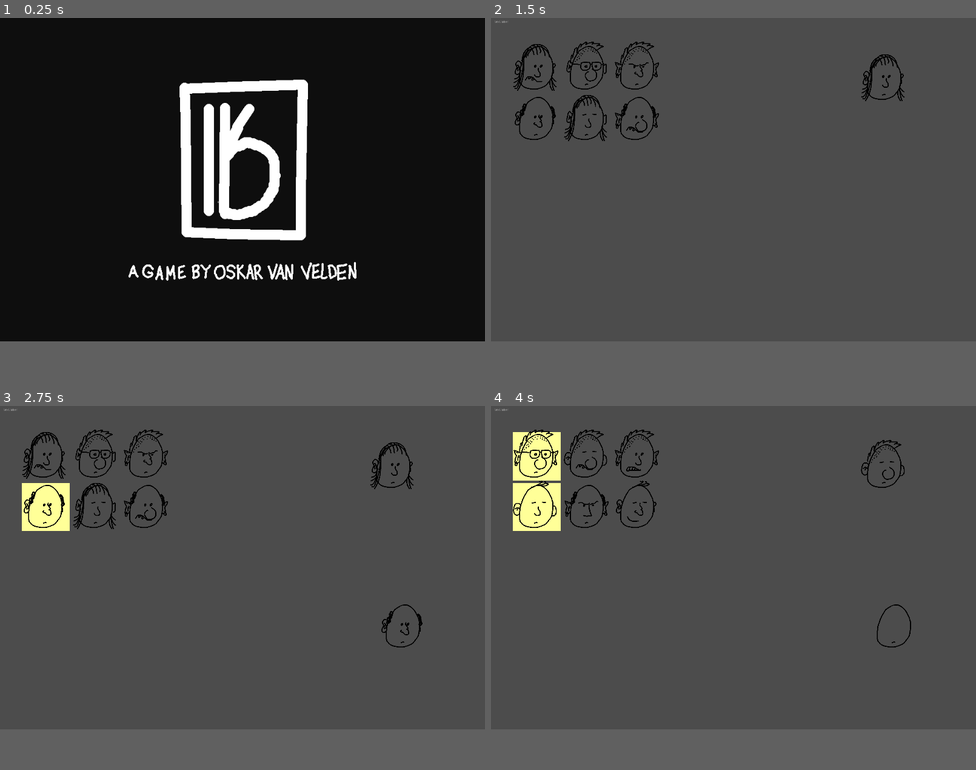
Above: before the commit, frames 1-4 (two rows, left to right).
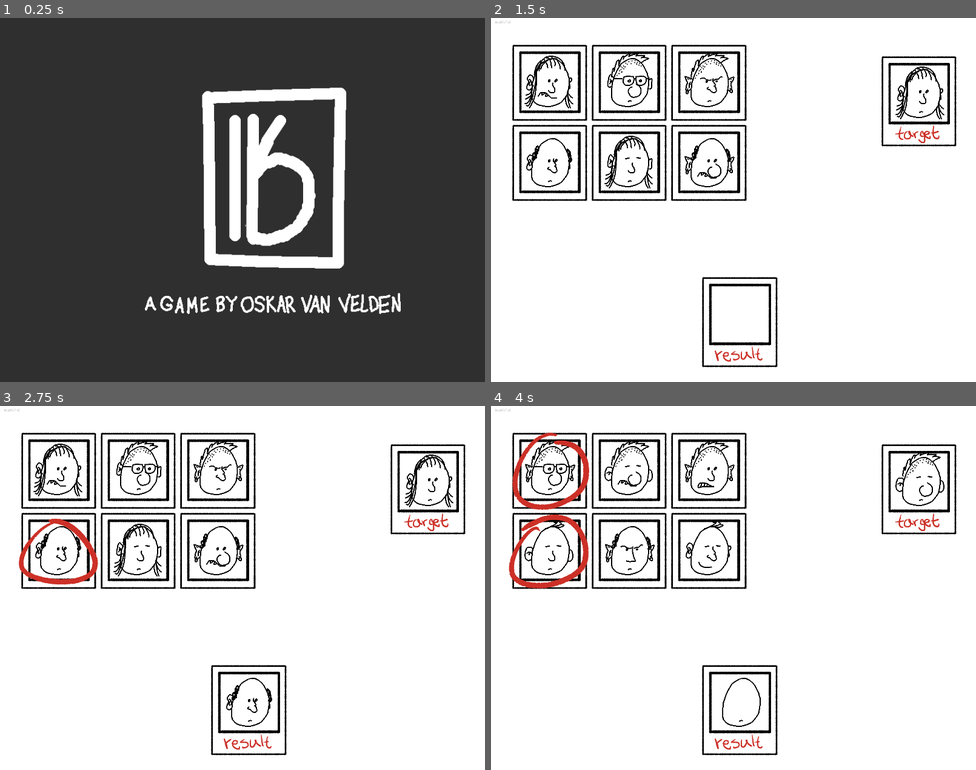
Above: after the commit, the same moments.

Repository: skarnl/godot--gmtk2021
Game: Godot game, scene res://screens/splash.tscn
The game is run twice, just before and just after one commit, with the same random seed, the same clock (stepped at 60 frames per second) and the same inputs.
Inputs (mouse positions are in pixels of both pictures, inside the frame that each line leads up to):
- Up to frame 1 (0.25 s): no input
- Up to frame 2 (1.5 s): tap Enter (ui_accept) at 0.5, 0.77 s; move the mouse to (840, 163) at 0.52 s; click (840, 163) at 0.67 s; click "NEXT LEVEL >" at 1.25 s
- Up to frame 3 (2.75 s): tap Enter (ui_accept) at 2, 2.27 s; move the mouse to (43, 504) at 2.02 s; click (43, 504) at 2.17 s
- Up to frame 4 (4 s): tap R (restart) at 2.75 s; move the mouse to (534, 453) at 2.77 s; click (534, 453) at 2.92 s; tap Enter (ui_accept) at 3.5, 3.77 s; move the mouse to (534, 504) at 3.52 s; click (534, 504) at 3.67 s
In our replay, the window is 800x533 before the commit and 800x600 after it. These sizes can differ from the game's own. Grey fills any space a smaller window leaves; there, only what the larger window draws over its background counts as a difference.

The runs differ from the first frame. In frame 1, 87% of the frame differs, in the area x 0-100%, y 0-89%; in frame 2, 88%; in frame 3, 88%; in frame 4, 89%, in the area x 0-100%, y 0-96%.

Commit message:
Add art assets

Diff:
--- a/entities/market/market.gd
+++ b/entities/market/market.gd
@@ -19,7 +19,7 @@
 
 
 var cols = 3
-var cell_size = 200
+var cell_size = 280
 
 
 func set_target_configuration(target_config: Configuration) -> void:
--- a/entities/market/market_person.gd
+++ b/entities/market/market_person.gd
@@ -6,6 +6,7 @@
 
 
 onready var person := $Person
+onready var selected := $Selected
 
 
 var _selected := false
@@ -38,10 +39,13 @@
 
 
 func _update_selected_render() -> void:
-#	TODO render hier iets om aan te geven dat het geselecteerd is of niet
+	if _selected:
+		selected.select()
+	else:
+		selected.deselect()
+
+	# TEMP
 	update()
-	pass
-
 
 func _draw() -> void:
 	if OS.is_debug_build() and mark_as_variant and _debug:
--- a/entities/market/market_person.tscn
+++ b/entities/market/market_person.tscn
@@ -1,18 +1,29 @@
-[gd_scene load_steps=4 format=2]
+[gd_scene load_steps=6 format=2]
 
 [ext_resource path="res://entities/person/person.tscn" type="PackedScene" id=1]
 [ext_resource path="res://entities/market/market_person.gd" type="Script" id=2]
+[ext_resource path="res://assets/images/market/MarketPolaroid.png" type="Texture" id=3]
+[ext_resource path="res://entities/market/selected.tscn" type="PackedScene" id=4]
 
 [sub_resource type="RectangleShape2D" id=1]
-extents = Vector2( 90, 90 )
+extents = Vector2( 128, 130 )
 
 [node name="MarketPerson" type="Area2D"]
 script = ExtResource( 2 )
 
+[node name="MarketPolaroid" type="Sprite" parent="."]
+texture = ExtResource( 3 )
+centered = false
+
 [node name="Person" parent="." instance=ExtResource( 1 )]
+position = Vector2( 30.2905, 30.2906 )
 
 [node name="CollisionShape2D" type="CollisionShape2D" parent="."]
-position = Vector2( 98, 98 )
+visible = false
+position = Vector2( 128, 130 )
 shape = SubResource( 1 )
 
+[node name="Selected" parent="." instance=ExtResource( 4 )]
+position = Vector2( 131.542, 141.45 )
+
 [connection signal="input_event" from="." to="." method="_on_input_event"]
--- /dev/null
+++ b/entities/market/selected.gd
@@ -0,0 +1,17 @@
+extends Node2D
+
+func _ready() -> void:
+	for c in get_children():
+		c.hide()
+
+
+func select() -> void:
+	var shuffled = get_children().duplicate()
+	shuffled.shuffle()
+
+	var first = shuffled.pop_front()
+	first.show()
+
+func deselect() -> void:
+	for c in get_children():
+		c.hide()
--- /dev/null
+++ b/entities/market/selected.tscn
@@ -0,0 +1,60 @@
+[gd_scene load_steps=3 format=2]
+
+[ext_resource path="res://entities/market/selected.gd" type="Script" id=1]
+[ext_resource path="res://assets/images/market/Selected_m005.png" type="Texture" id=2]
+
+[node name="Selected" type="Node2D"]
+script = ExtResource( 1 )
+
+[node name="Image" type="Sprite" parent="."]
+texture = ExtResource( 2 )
+region_enabled = true
+region_rect = Rect2( 362, 28, 303, 247 )
+
+[node name="Image2" type="Sprite" parent="."]
+visible = false
+texture = ExtResource( 2 )
+region_enabled = true
+region_rect = Rect2( 667, 23, 310, 252 )
+
+[node name="Image3" type="Sprite" parent="."]
+visible = false
+texture = ExtResource( 2 )
+region_enabled = true
+region_rect = Rect2( 39, -3, 313, 284 )
+
+[node name="Image4" type="Sprite" parent="."]
+visible = false
+texture = ExtResource( 2 )
+region_enabled = true
+region_rect = Rect2( 624, 295, 318, 266 )
+
+[node name="Image5" type="Sprite" parent="."]
+visible = false
+texture = ExtResource( 2 )
+region_enabled = true
+region_rect = Rect2( 298, 286, 319, 260 )
+
+[node name="Image6" type="Sprite" parent="."]
+visible = false
+texture = ExtResource( 2 )
+region_enabled = true
+region_rect = Rect2( -5, 277, 298, 287 )
+
+[node name="Image7" type="Sprite" parent="."]
+visible = false
+texture = ExtResource( 2 )
+region_enabled = true
+region_rect = Rect2( 590, 565, 343, 310 )
+
+[node name="Image8" type="Sprite" parent="."]
+visible = false
+texture = ExtResource( 2 )
+region_enabled = true
+region_rect = Rect2( -6, 570, 313, 284 )
+
+[node name="Image9" type="Sprite" parent="."]
+visible = false
+texture = ExtResource( 2 )
+region_enabled = true
+region_rect = Rect2( 308, 545, 283, 317 )
--- a/game/game.tscn
+++ b/game/game.tscn
@@ -1,21 +1,33 @@
-[gd_scene load_steps=6 format=2]
+[gd_scene load_steps=8 format=2]
 
 [ext_resource path="res://entities/market/market.tscn" type="PackedScene" id=1]
 [ext_resource path="res://game/game.gd" type="Script" id=2]
 [ext_resource path="res://gui/hud.tscn" type="PackedScene" id=3]
 [ext_resource path="res://entities/result/result.tscn" type="PackedScene" id=4]
 [ext_resource path="res://entities/target/target.tscn" type="PackedScene" id=5]
+[ext_resource path="res://assets/images/ResultPolaroid.png" type="Texture" id=6]
+[ext_resource path="res://assets/images/TargetPolaroid.png" type="Texture" id=7]
 
 [node name="Game" type="Node2D"]
 script = ExtResource( 2 )
 
+[node name="UI" type="Node2D" parent="."]
+
+[node name="TargetPolaroid" type="Sprite" parent="UI"]
+position = Vector2( 1505.97, 293.917 )
+texture = ExtResource( 7 )
+
+[node name="ResultPolaroid" type="Sprite" parent="UI"]
+position = Vector2( 874.907, 1070.12 )
+texture = ExtResource( 6 )
+
 [node name="HUD" parent="." instance=ExtResource( 3 )]
 
 [node name="Result" parent="." instance=ExtResource( 4 )]
-position = Vector2( 1490.65, 767.601 )
+position = Vector2( 775.971, 939.566 )
 
 [node name="Target" parent="." instance=ExtResource( 5 )]
-position = Vector2( 1451.45, 135.063 )
+position = Vector2( 1408.85, 161.883 )
 
 [node name="Market" parent="." instance=ExtResource( 1 )]
 
--- a/project.godot
+++ b/project.godot
@@ -38,9 +38,9 @@
 
 [display]
 
-window/size/width=1920
+window/size/width=1706
 window/size/height=1280
-window/size/test_width=960
+window/size/test_width=853
 window/size/test_height=640
 window/stretch/mode="2d"
 window/stretch/aspect="keep"
@@ -66,5 +66,6 @@
 [rendering]
 
 2d/snapping/use_gpu_pixel_snap=true
+environment/default_clear_color=Color( 1, 1, 1, 1 )
 environment/default_environment="res://default_env.tres"
 quality/2d/use_pixel_snap=true
Binary file added: assets/images/ResultPolaroid.png
Not shown, added: assets/images/ResultPolaroid.png.import
Binary file added: assets/images/TargetPolaroid.png
Not shown, added: assets/images/TargetPolaroid.png.import
Binary file added: assets/images/TextMatching.png
Not shown, added: assets/images/TextMatching.png.import
Binary file added: assets/images/TextMissing.png
Not shown, added: assets/images/TextMissing.png.import
Binary file added: assets/images/market/MarketPolaroid.png
Not shown, added: assets/images/market/MarketPolaroid.png.import
Binary file added: assets/images/market/Selected.png
Not shown, added: assets/images/market/Selected.png.import
(and 2 more such lines)
